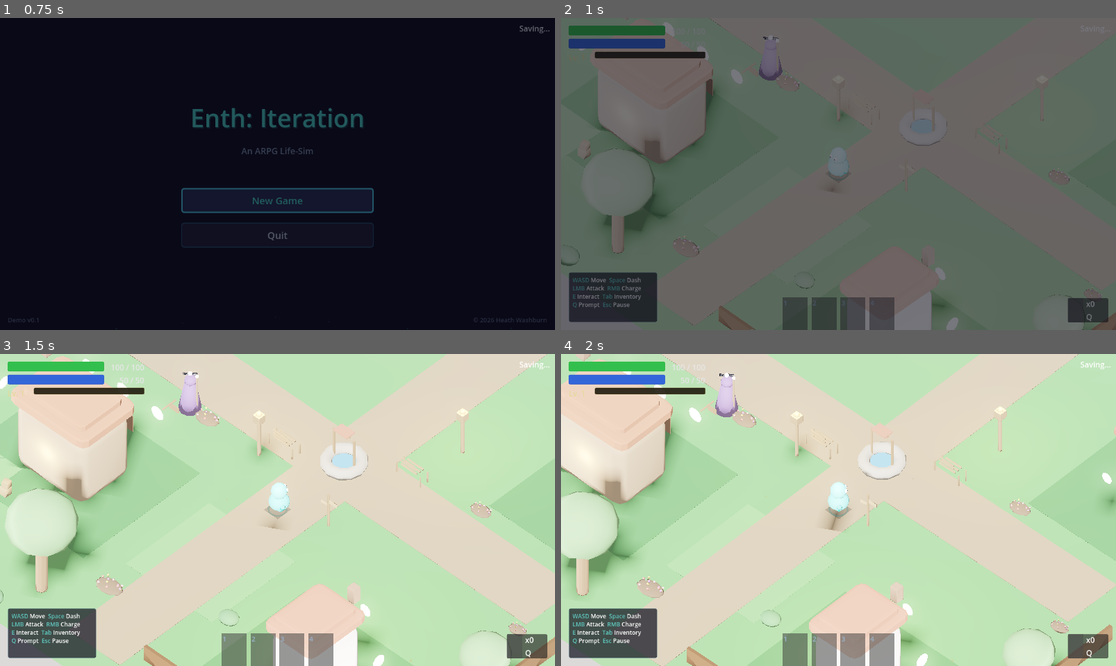
Above: before the commit, frames 1-4 (two rows, left to right).
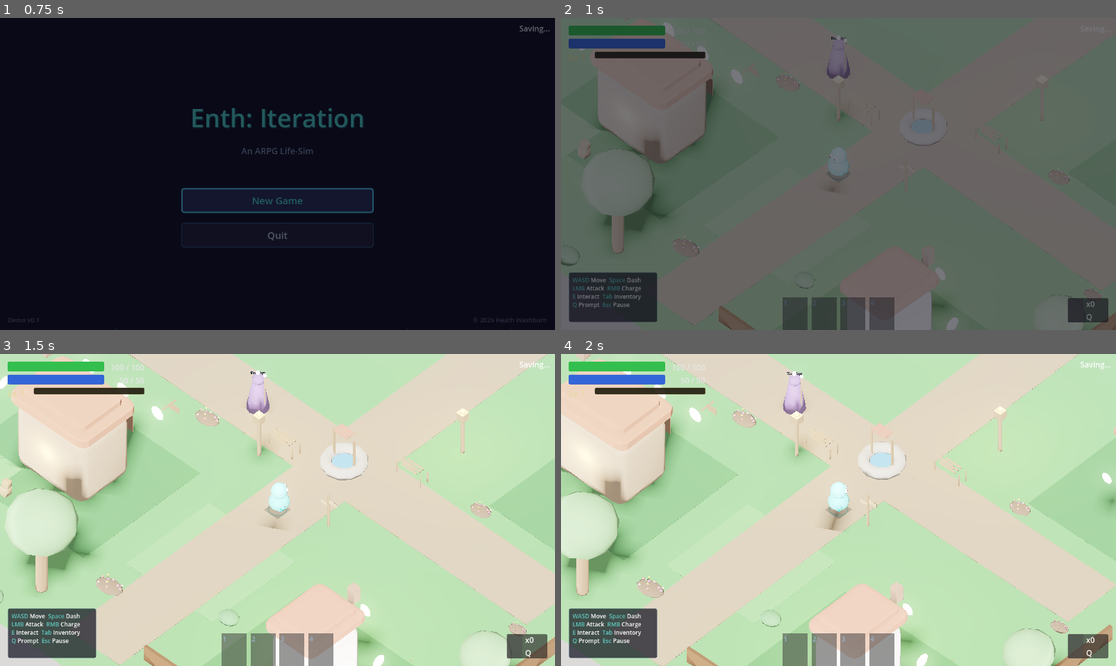
Above: after the commit, the same moments.

Repository: hwashburn1011/enth-iteration
Game: Godot game, scene res://scenes/main/MainMenu.tscn
Two runs of this game, one before a commit and one after it. Both use one fixed random seed, a clock stepped at 60 frames per second and the inputs below.
Inputs (mouse positions are in pixels of both pictures, inside the frame that each line leads up to):
- Up to frame 1 (0.75 s): click "New Game" at 0.5 s
- Up to frame 2 (1 s): no input
- Up to frame 3 (1.5 s): tap Enter at 1.25 s; move the mouse to (399, 494) at 1.27 s; hold D (move_right) from 1.28 s (still down); tap 1 (ability_1) at 1.35 s; click (399, 494) at 1.42 s
- Up to frame 4 (2 s): keep holding D (move_right)

Frame 1 is identical in both runs. In frame 2, 0.2% of the frame differs, in the area x 35-53%, y 5-21%; in frame 3, 0.8%, in the area x 32-49%, y 5-20%; in frame 4, 0.8%.

Commit message:
chore: save Godot editor scene state
Co-Authored-By: Claude Opus 4.6 (1M context) <noreply@anthropic.com>

Diff:
--- a/project.godot
+++ b/project.godot
@@ -12,9 +12,9 @@
 
 config/name="Enth: Iteration"
 config/version="0.1.0-demo"
+run/main_scene="res://scenes/main/MainMenu.tscn"
 config/features=PackedStringArray("4.4", "Forward Plus")
 config/icon="res://icon.svg"
-run/main_scene="res://scenes/main/MainMenu.tscn"
 
 [autoload]
 
@@ -26,10 +26,17 @@
 QuestManager="*res://scripts/quests/quest_manager.gd"
 TutorialManager="*res://scripts/autoloads/tutorial_manager.gd"
 AudioManager="*res://scripts/autoloads/audio_manager.gd"
+MCPScreenshot="*res://addons/godot_mcp/mcp_screenshot_service.gd"
+MCPInputService="*res://addons/godot_mcp/mcp_input_service.gd"
+MCPGameInspector="*res://addons/godot_mcp/mcp_game_inspector_service.gd"
 
 [dotnet]
 
 project/assembly_name="Enth-Iteration"
+
+[editor_plugins]
+
+enabled=PackedStringArray("res://addons/godot_mcp/plugin.cfg")
 
 [input]
 
@@ -55,12 +62,12 @@
 }
 attack_primary={
 "deadzone": 0.5,
-"events": [Object(InputEventMouseButton,"resource_local_to_s …(138 unchanged characters)… se,"button_mask":1,"position":Vector2(0,0),"global_position":Vector2(0,0),"factor":1.0,"button_index":1,"cancel …(61 unchanged characters)…
+"events": [Object(InputEventMouseButton,"resource_local_to_s …(138 unchanged characters)… se,"button_mask":1,"position":Vector2(0, 0),"global_position":Vector2(0, 0),"factor":1.0,"button_index":1,"cancel …(61 unchanged characters)…
 ]
 }
 attack_secondary={
 "deadzone": 0.5,
-"events": [Object(InputEventMouseButton,"resource_local_to_s …(138 unchanged characters)… se,"button_mask":2,"position":Vector2(0,0),"global_position":Vector2(0,0),"factor":1.0,"button_index":2,"cancel …(61 unchanged characters)…
+"events": [Object(InputEventMouseButton,"resource_local_to_s …(138 unchanged characters)… se,"button_mask":2,"position":Vector2(0, 0),"global_position":Vector2(0, 0),"factor":1.0,"button_index":2,"cancel …(61 unchanged characters)…
 ]
 }
 dash={
--- a/scenes/main/MainMenu.tscn
+++ b/scenes/main/MainMenu.tscn
@@ -16,6 +16,8 @@
 anchors_preset = 15
 anchor_right = 1.0
 anchor_bottom = 1.0
+grow_horizontal = 2
+grow_vertical = 2
 color = Color(0.08, 0.06, 0.12, 1)
 
 [node name="VBoxContainer" type="VBoxContainer" parent="."]
--- a/scenes/town/Town.tscn
+++ b/scenes/town/Town.tscn
@@ -83,7 +83,7 @@
 unique_name_in_owner = true
 
 [node name="AISageSlot" type="Marker3D" parent="NPCSlots"]
-transform = Transform3D(1, 0, 0, 0, 1, 0, 0, 0, 1, -7, 0, 2)
+transform = Transform3D(1, 0, 0, 0, 1, 0, 0, 0, 1, -5, 0, 0)
 
 [node name="CacheSpriteSlot" type="Marker3D" parent="NPCSlots"]
 transform = Transform3D(1, 0, 0, 0, 1, 0, 0, 0, 1, 5, 0, 0)
Not shown: 2 places in scenes/main/MainMenu.tscn that only renumber resources
